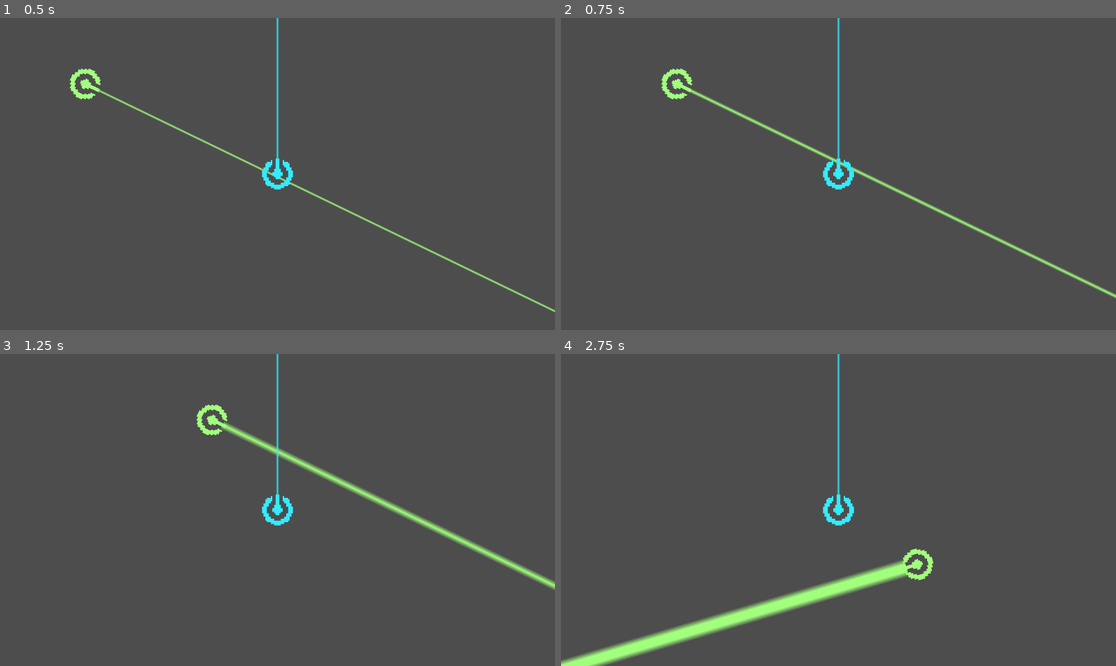
Above: before the commit, frames 1-4 (two rows, left to right).
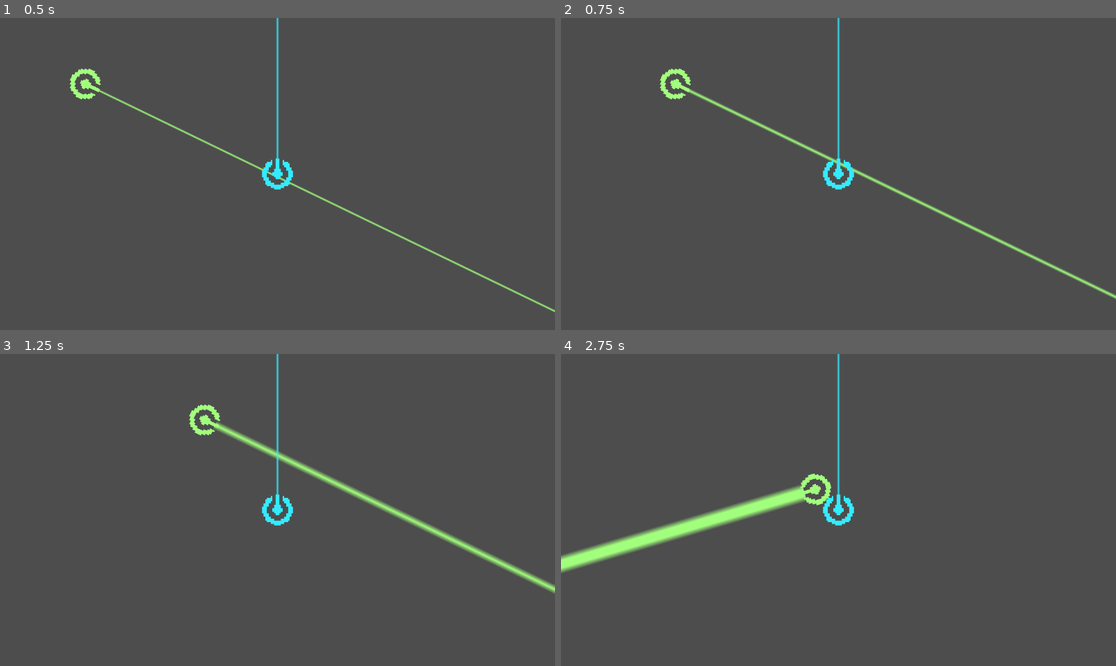
Above: after the commit, the same moments.

Repository: LinusKay/laserleague
Game: Godot game, scene res://scenes/game/main.tscn
Same seed, same stepped clock (60 frames per second), same inputs: the game is played once before the commit and once after it.
Inputs:
- Up to frame 1 (0.5 s): no input
- Up to frame 2 (0.75 s): tap Enter at 0.5 s; hold D (move_right) from 0.53 s (still down); hold Space (attack) from 0.53 s (still down)
- Up to frame 3 (1.25 s): keep holding D (move_right); keep holding Space (attack)
- Up to frame 4 (2.75 s): release D (move_right) at 1.28 s; release Space (attack) at 1.28 s; hold S (move_down) 1.28-2.03 s; tap Down (aim_down) at 1.35 s; tap Space (attack) at 1.55, 2.3 s; hold D (move_right) from 2.03 s (still down); hold Left (aim_left) from 2.03 s (still down)

Frame 1 is identical in both runs. In frame 2, 1.3% of the frame differs, in the area x 17-100%, y 16-91%; in frame 3, 2.6%; in frame 4, 6.4%, in the area x 0-68%, y 38-100%.

Commit message:
Add slowdown on attack charge

Diff:
--- a/scenes/game/components/velocity_component.gd
+++ b/scenes/game/components/velocity_component.gd
@@ -3,7 +3,9 @@
 extends Node
 class_name VelocityComponent
 
-@export var max_speed: float = 40
+@export var max_speed: float = 400
+@export var min_speed: float = 10
+@export var speed: float = max_speed
 @export var acceleration: float = 5
 
 var velocity: Vector2 = Vector2.ZERO
@@ -30,7 +32,7 @@
 	if custom_speed:
 		desired_velocity = direction * custom_speed
 	else:
-		desired_velocity = direction * max_speed
+		desired_velocity = direction * speed
 	# fi-lerp velocity towards the desired velocity
 	velocity = velocity.lerp(desired_velocity, 1 - exp(-acceleration * get_process_delta_time()))
 
@@ -46,3 +48,9 @@
 	# then set velocity to the resulting body velocity after sliding
 	# this just makes sure they're always the same
 	velocity = character_body.velocity
+
+func limit_speed(_decelerate_amount: float) -> void:
+	speed = clampf(max_speed - _decelerate_amount, min_speed, max_speed)
+
+func reset_speed() -> void:
+	speed = max_speed
--- a/scenes/game/player/player.gd
+++ b/scenes/game/player/player.gd
@@ -10,9 +10,6 @@
 
 @export_flags_2d_physics var hurt_collision_mask: int
 @export_flags_2d_physics var attack_hit_collision_layer: int
-
-const SPEED = 300.0
-const JUMP_VELOCITY = -400.0
 
 const ATTACK_SPRITE_Y_BASE = 0.594
 const ATTACK_INDICATOR_SPRITE_Y_BASE = 0.094
@@ -56,8 +53,13 @@
 		+ "\nAttack Sprite Scale: " + str(%AttackSprite.scale.y)
 		+ "\nAttack Indicator Sprite Scale: " + str(%AttackIndicatorSprite.scale.y)
 		)
+		velocity_component.limit_speed(attack_power * 20)
+
 	if Input.is_action_just_released("attack") and !is_attacking:
 		attack()
+		var bounce_direction := -transform.x.normalized()
+		var bounce_speed := 5000 * attack_power
+		velocity_component.accelerate_in_direction(bounce_direction, bounce_speed)
 
 
 func attack() -> void:
@@ -75,6 +77,7 @@
 	%AttackSprite.scale.y = ATTACK_SPRITE_Y_BASE
 	%AttackIndicatorSprite.scale.y = ATTACK_INDICATOR_SPRITE_Y_BASE
 	attack_power = ATTACK_POWER_BASE
+	velocity_component.reset_speed()
 
 
 func attack_screen_shake() -> void:
--- a/scenes/game/player/player.tscn
+++ b/scenes/game/player/player.tscn
@@ -110,7 +110,6 @@
 
 [node name="VelocityComponent" parent="." instance=ExtResource("2_ca1t2")]
 unique_name_in_owner = true
-max_speed = 400.0
 acceleration = 20.0
 
 [node name="RotationComponent" parent="." instance=ExtResource("3_nbjmg")]
